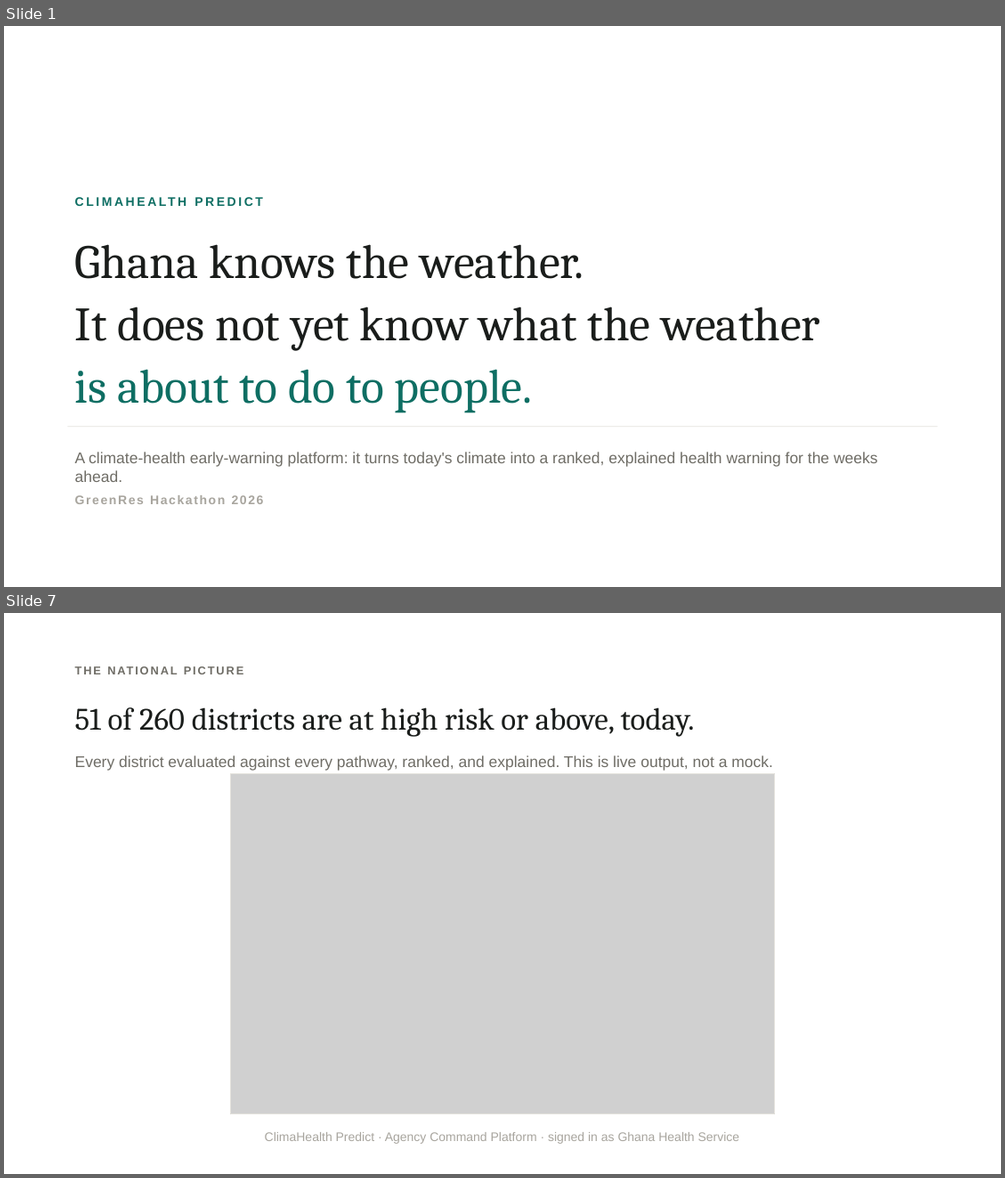
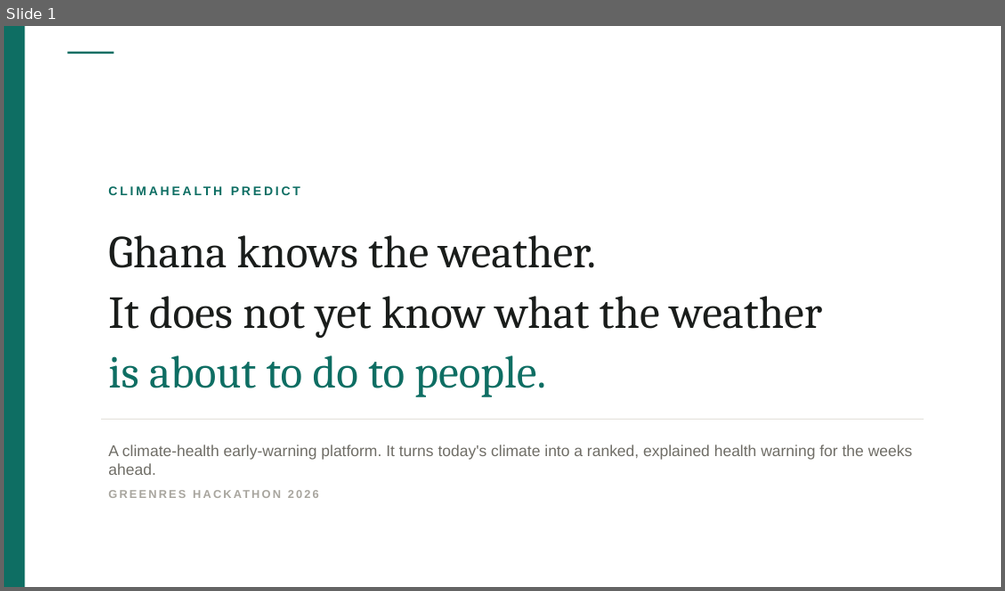
Before and after one commit to Joeboy77/ClimateHealth, a slide deck: deck/ClimaHealth-Predict.pptx. Shown one above the other, each under a label of ours: slides 1 and 7 before the commit, slide 1 after it; the slides between them are not shown. The pictures are 1005x1178 and 1005x591 pixels, drawn with LibreOffice and Linux fonts; fonts in the diff are those of the drawing; grey boxes stand for pictures. Boxes give left, top, right and bottom in pixels: in the first picture for what was removed or moved away, otherwise in the second. Text is boxed around its words. In the diff, an @@ line names an element or a change of style, - is before the commit and + after.

```diff
--- a/deck/ClimaHealth-Predict.pptx
+++ b/deck/ClimaHealth-Predict.pptx
@@ slide 7 removed at [4, 613, 1001, 1174], background #FFFFFF @@
@@ text removed at [67, 659, 938, 682] @@
-THE NATIONAL PICTURE
@@ text removed at [75, 707, 773, 771] @@
-51 of 260 districts are at high risk or above, today.
-Every district evaluated against every pathway, ranked, and explained. This is live output, not a mock.
@@ picture removed at [231, 774, 775, 1114] @@
@@ rectangle removed at [231, 774, 775, 1114] @@
@@ text removed at [265, 1132, 740, 1143] @@
-ClimaHealth Predict · Agency Command Platform · signed in as Ghana Health Service
@@ slide 1 changed as well @@
@@ rectangle added at [4, 26, 25, 587], fill #0E6E63 @@
@@ rectangle added at [67, 52, 114, 54], fill #0E6E63 @@
@@ text "CLIMAHEALTH PREDICT": place and size @@
-text "CLIMAHEALTH PREDICT" at [75, 244, 820, 403]
+text "CLIMAHEALTH PREDICT" at [108, 235, 822, 397]
@@ text "CLIMAHEALTH PREDICT" at [108, 235, 822, 397]: letter spacing 2.2 to 2.4 pt in "CLIMAHEALTH PREDICT"; size 46 to 44 pt in "Ghana knows the weather.", "It does not yet know what the ...", "is about to do to people."; more space between paragraphs; line spacing 1.05 to 1.06; less space between paragraphs @@
@@ rectangle: place and size @@
-rectangle at [67, 426, 938, 426]
+rectangle at [101, 418, 923, 419]
@@ text at [108, 444, 913, 475]: text changed @@
-A climate-health early-warning platform: it turns today's climate into a ranked, explained health warning for the weeks ahead.
-GreenRes Hackathon 2026
+A climate-health early-warning platform. It turns today's climate into a ranked, explained health warning for the weeks ahead.
+GREENRES HACKATHON 2026
```
Also in this commit, not shown: 8 other slides changed, 3 slides added, 9 other slides removed, 9 other files.
